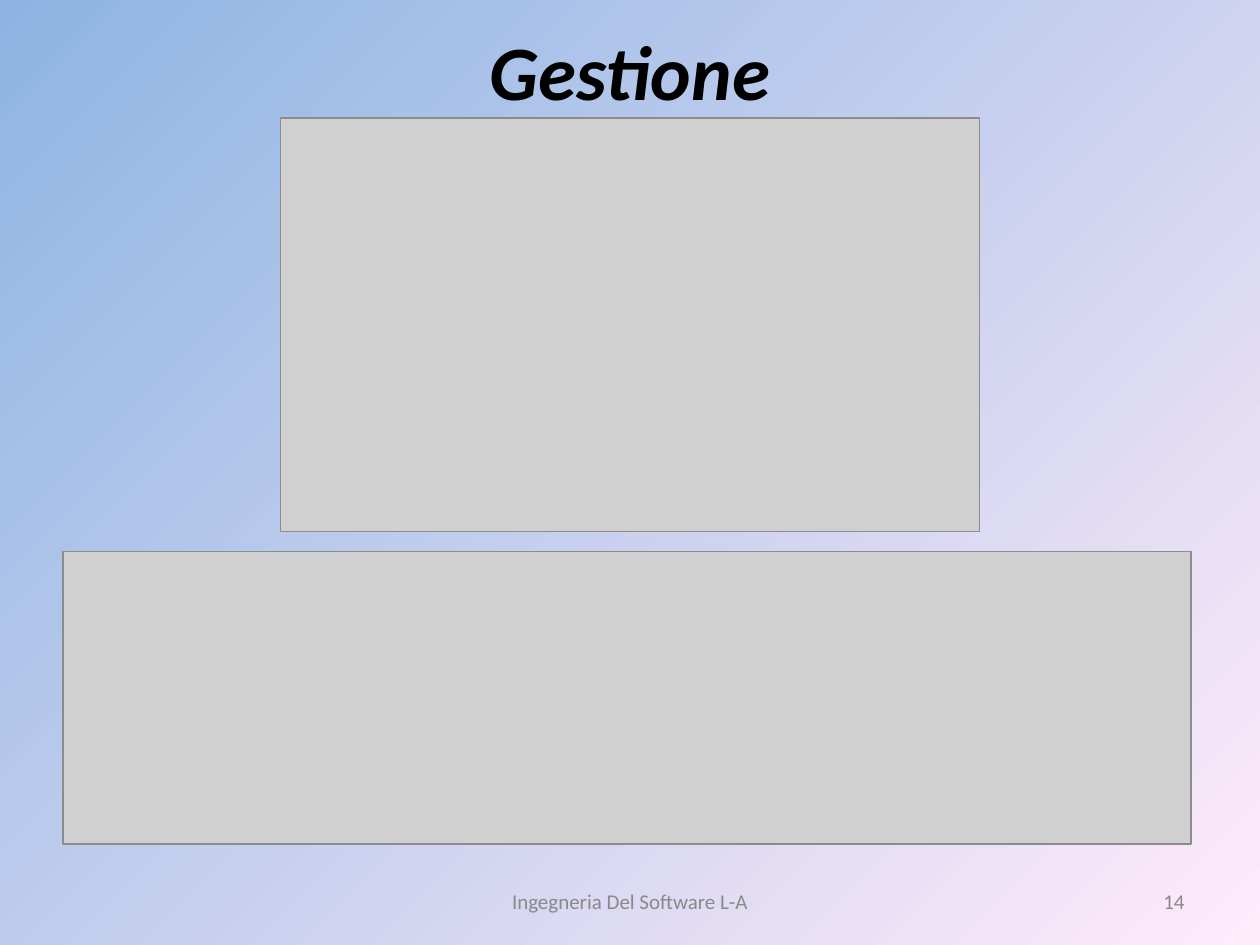
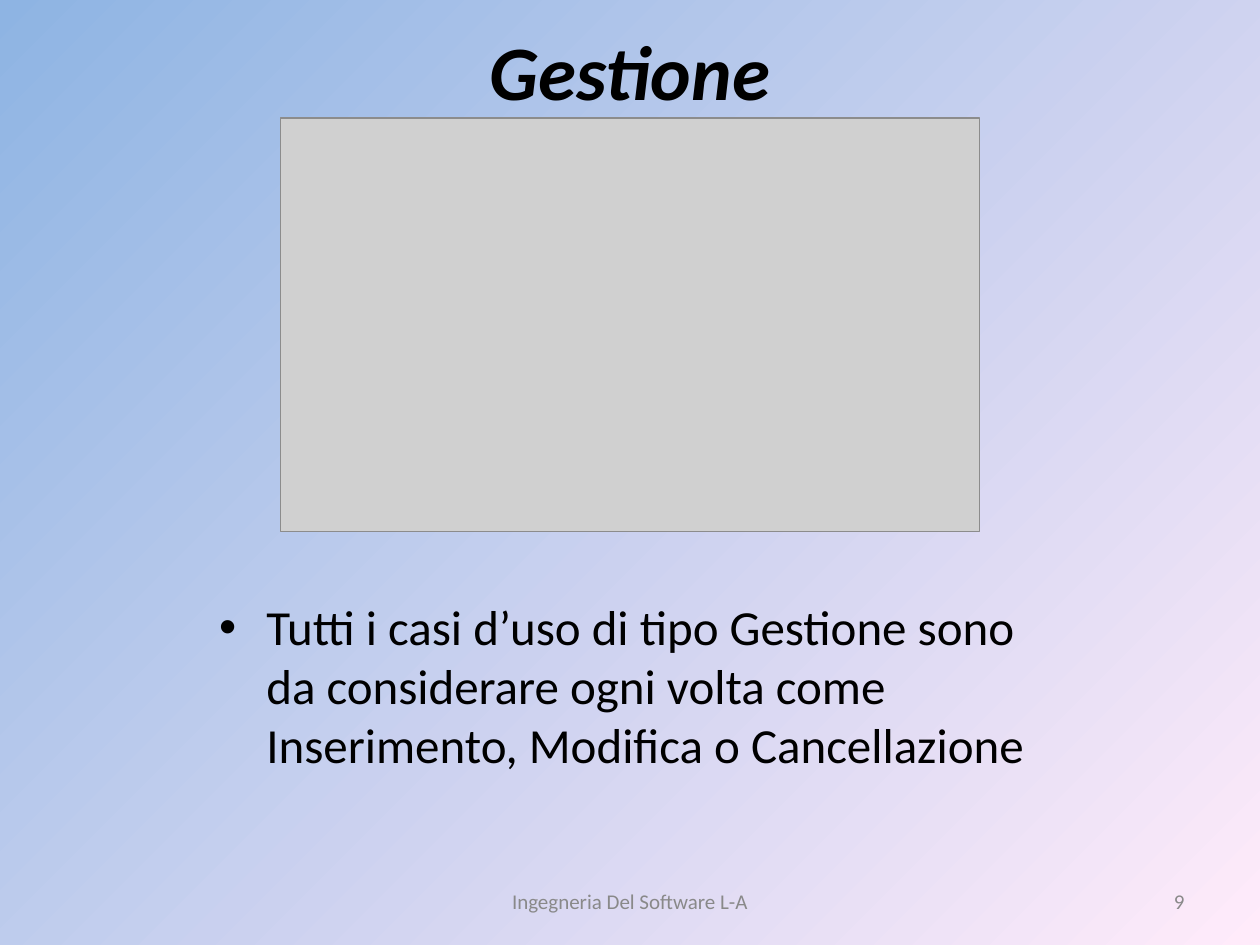
Before and after one commit to liannario/ingsoftbo, a slide deck: slide 9 of ViaggiateSicuri.ppt (slide 14 before the commit). Drawn at 1260x945 pixels with LibreOffice and Linux fonts; fonts in the diff are those of the drawing; grey boxes stand for pictures. Boxes give left, top, right and bottom in pixels: in the first picture for what was removed or moved away, otherwise in the second. Text is boxed around its words. In the diff, an @@ line names an element or a change of style, - is before the commit and + after.

```diff
--- a/ViaggiateSicuri.ppt
+++ b/ViaggiateSicuri.ppt
@@ picture removed at (63,552,1191,844) @@
@@ text added at (266,610,1024,769), 28 pt, text #000000 @@
+• Tutti i casi d’uso di tipo Gestione sono da considerare ogni volta come Inserimento, Modifica o Cancellazione
@@ page number at (1174,895,1185,909): text changed @@
-14
+9
```
Also in this commit, not shown: 3 other slides changed, 2 slides removed.
